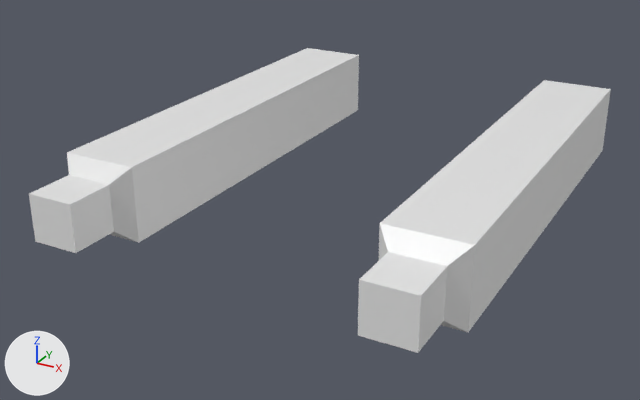
One commit to the FBX model Blender Files/FBX/arms.fbx: the scene before it, then after it.
Rendered twice from a 50 mm camera at (4.76, -12.07, 4.11) aimed at (-0.26, -2.94, -0.45). Every picture has the same lights, and +X, +Y and +Z are marked at lower left. Where no turn or scale is listed for an object, it has been applied to the vertices.

The older version as bpy lines, for what is in view:
```python
me_cube_001 = bpy.data.meshes.new('Cube.001')
me_cube_001.from_pydata(...)  # 56 vertices, 52 faces; spans x -2.49..2.49, y -5.81..0.66, z -0.47..0.47
me_cube_001.materials.append(mat_material)  # white #e7e7e7
ob_fps_arms_mesh = bpy.data.objects.new('fps_arms_mesh', me_cube_001)
ob_fps_arms_mesh.location = (0.0, 0.0, 0.0)
```
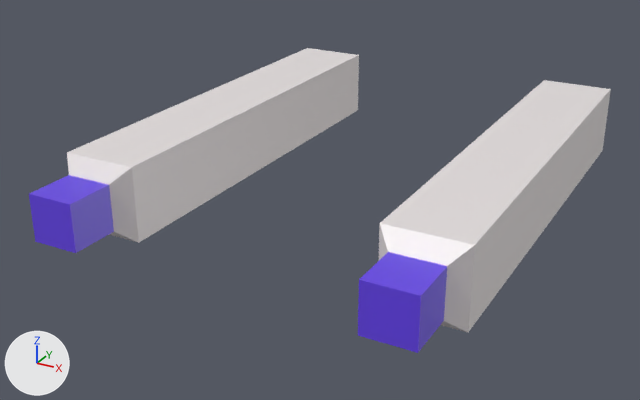
What changed in the scene script:
```text
Add mat_mat2:
    mat_mat2 = principled_material('Mat2')
    mat_mat2.base_color = (0.13, 0.0551, 0.8)  # blue #6542e7
    mat_mat2.roughness = 0.4
Add mat_mat1:
    mat_mat1 = principled_material('Mat1')
    mat_mat1.base_color = (0.8, 0.753, 0.753)  # white #e7e1e1
    mat_mat1.roughness = 0.4
Change me_cube_001:
    where me_cube_001.from_pydata(...)  # 56 vertices, 52 faces; spans x -2.49..2.49, y -5.81..0.66, z -0.47..0.47
    used by ob_fps_arms_mesh; location = (0.0, 0.0, 0.0)
    me_cube_001 part 1: all 42 faces centred in x -2.49..2.49, y -5.1..0.66, z -0.47..0.47 switch from mat_material (white #e7e7e7) to mat_mat1 (white #e7e1e1)
    me_cube_001 part 2: all 10 faces centred in x -2.3..2.3, y -5.81..-5.5, z -0.29..0.29 switch from mat_material (white #e7e7e7) to mat_mat2 (blue #6542e7)
```

Boxes (x1, y1, x2, y2) around the edits, measured in the pictures (640 x 400 px):
part 1 of me_cube_001, recoloured
    both: (67, 48, 611, 332)
part 2 of me_cube_001, recoloured (white to blue)
    both: (29, 175, 447, 353)
